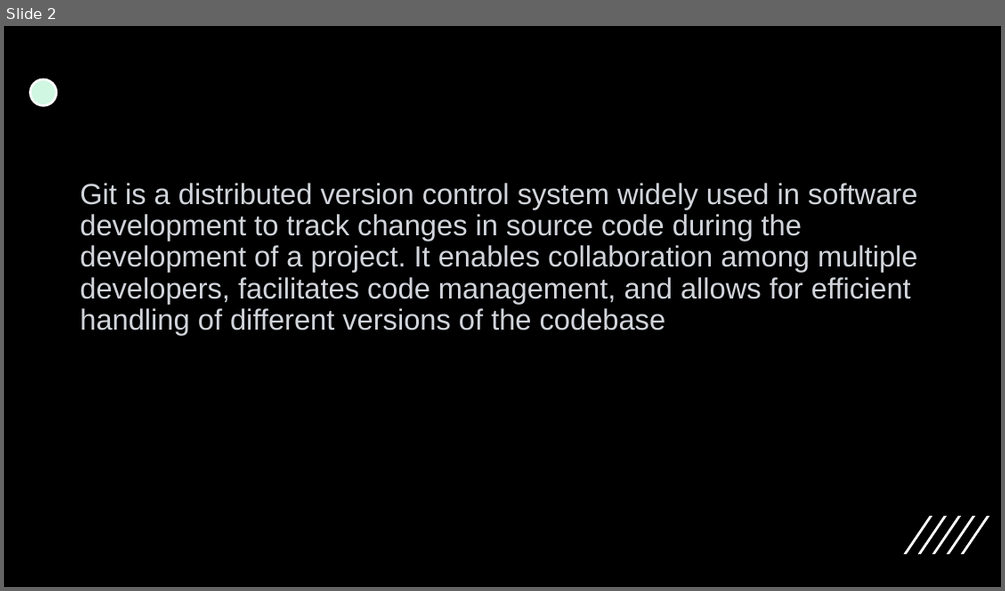
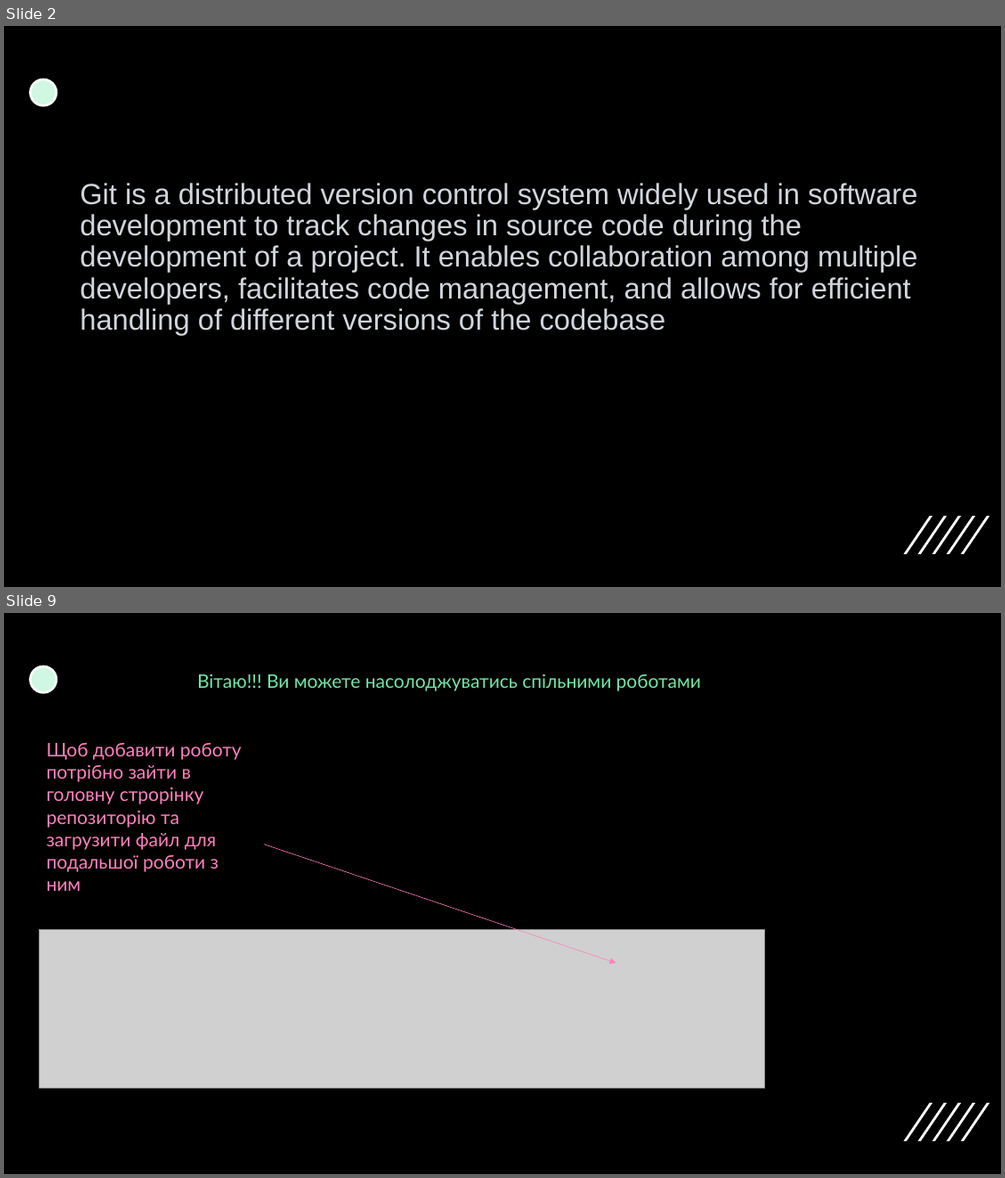
Before and after one commit to Maxus1012/chipichapa, a slide deck: Work-case№1.pptx. Shown one above the other, each under a label of ours: slide 2 before the commit, slides 2 and 9 after it; the slides between them are not shown. The pictures are 1005x591 and 1005x1178 pixels, drawn with LibreOffice and Linux fonts; fonts in the diff are those of the drawing; grey boxes stand for pictures. Boxes give left, top, right and bottom in pixels: in the first picture for what was removed or moved away, otherwise in the second. Text is boxed around its words. In the diff, an @@ line names an element or a change of style, - is before the commit and + after.

```diff
--- a/Work-case№1.pptx
+++ b/Work-case№1.pptx
@@ slide 9 added at <box>4,613,1001,1174</box>, background #000000; not listed: 6 template elements that a slide beside it also shows @@
@@ text added at <box>197,674,701,691</box>, 18 pt, text #6FE7A5 @@
+Вітаю!!! Ви можете насолоджуватись спільними роботами
@@ text added at <box>47,743,242,891</box>, 18 pt, text #FF80BD @@
+Щоб добавити роботу потрібно зайти в головну строрінку репозиторію та загрузити файл для подальшої роботи з ним
@@ arrow added from (264, 844) to (615, 963), #FF80BD 0.5 pt @@
@@ picture added at <box>39,930,764,1088</box> @@
```
Also in this commit, not shown: 1 slide changed, 5 other slides added, 1 slide removed.
